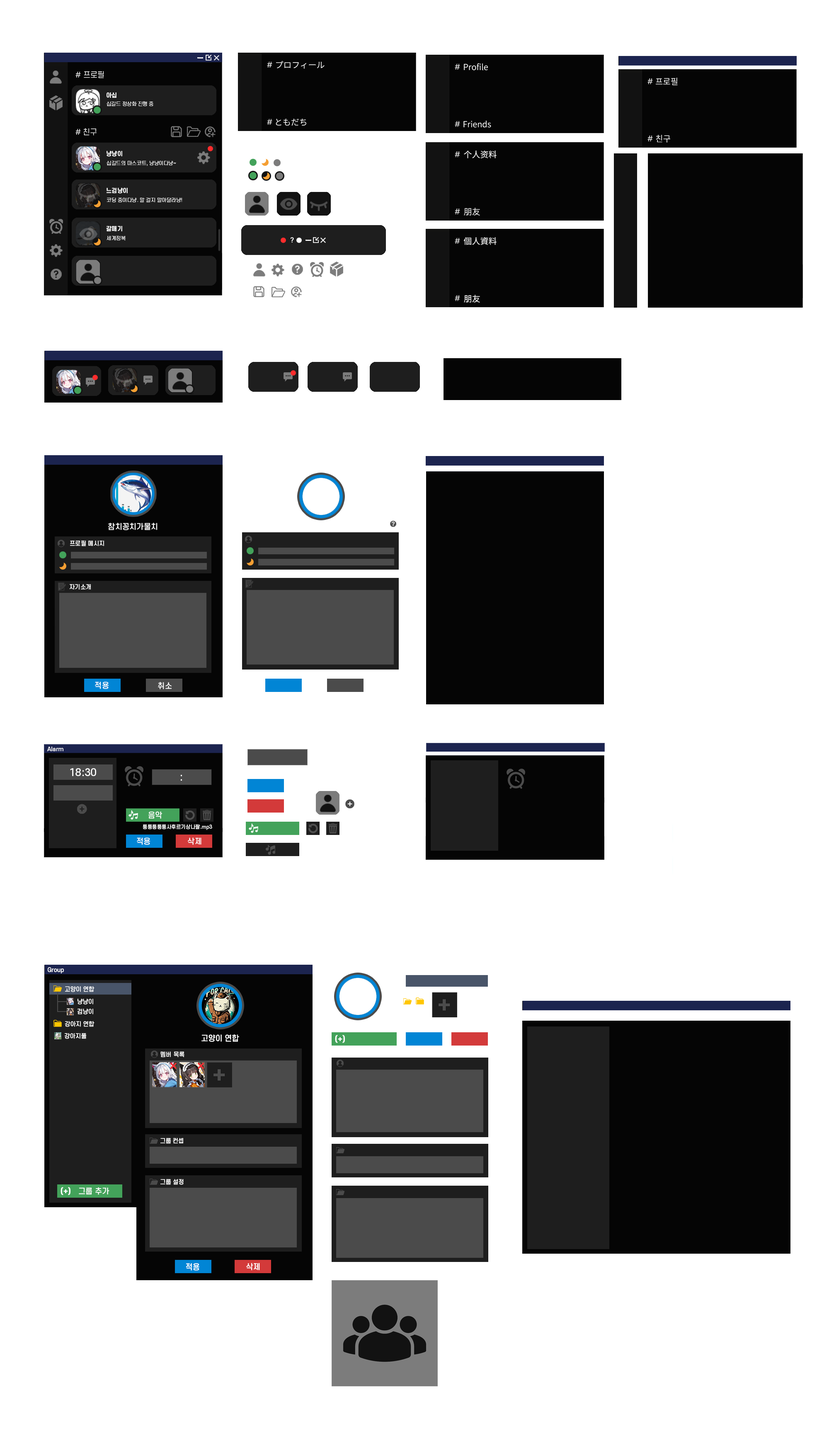
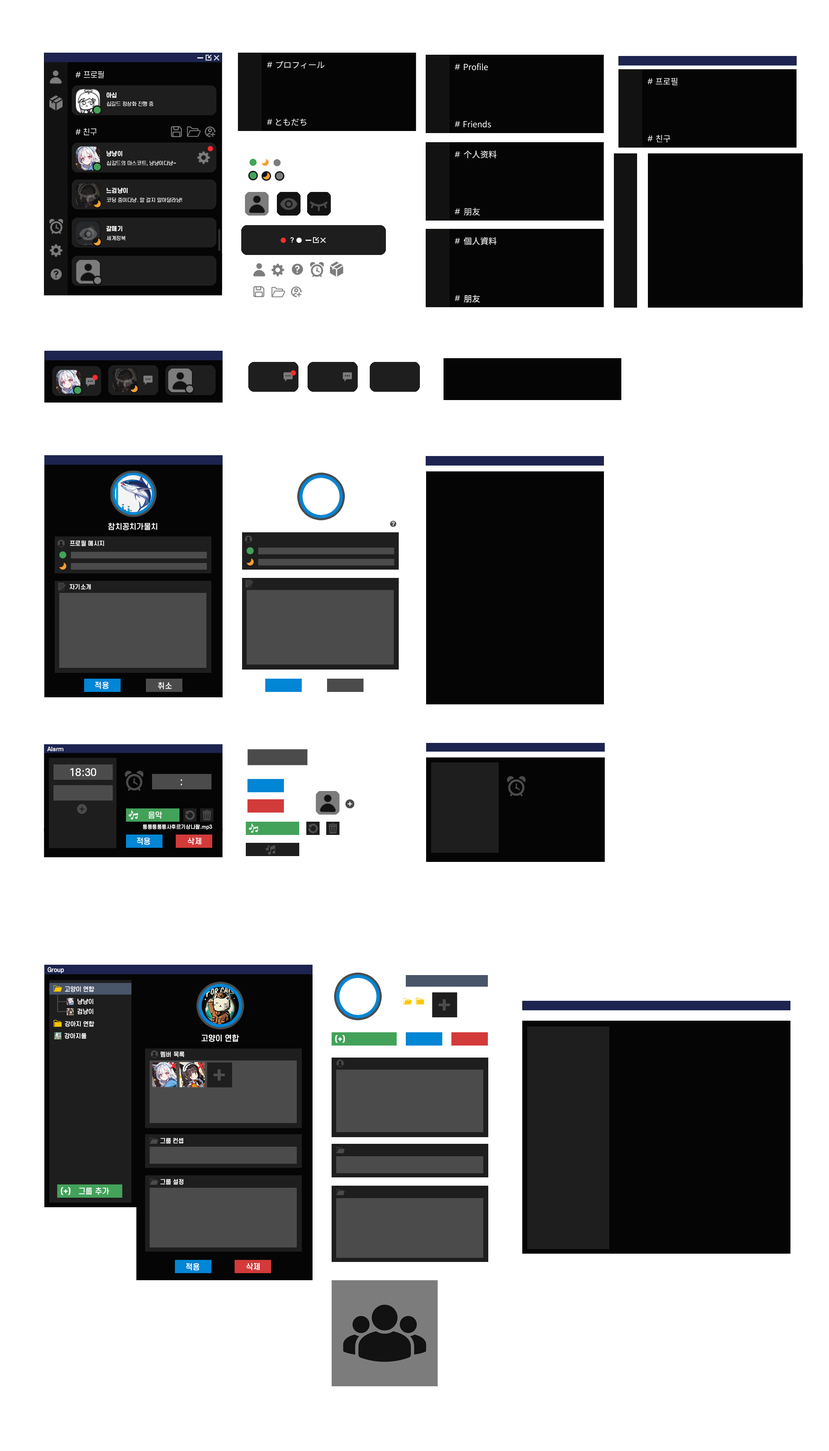
The second w=829, h=1451 image is a revision of the first. Changes to its layers:
painted on "알람_배경_윈도우바" over (426, 743, 605, 752)
painted on "알람_배경" over (425, 755, 673, 875)
painted on "알람 UI 샘플" over (124, 766, 212, 792)
